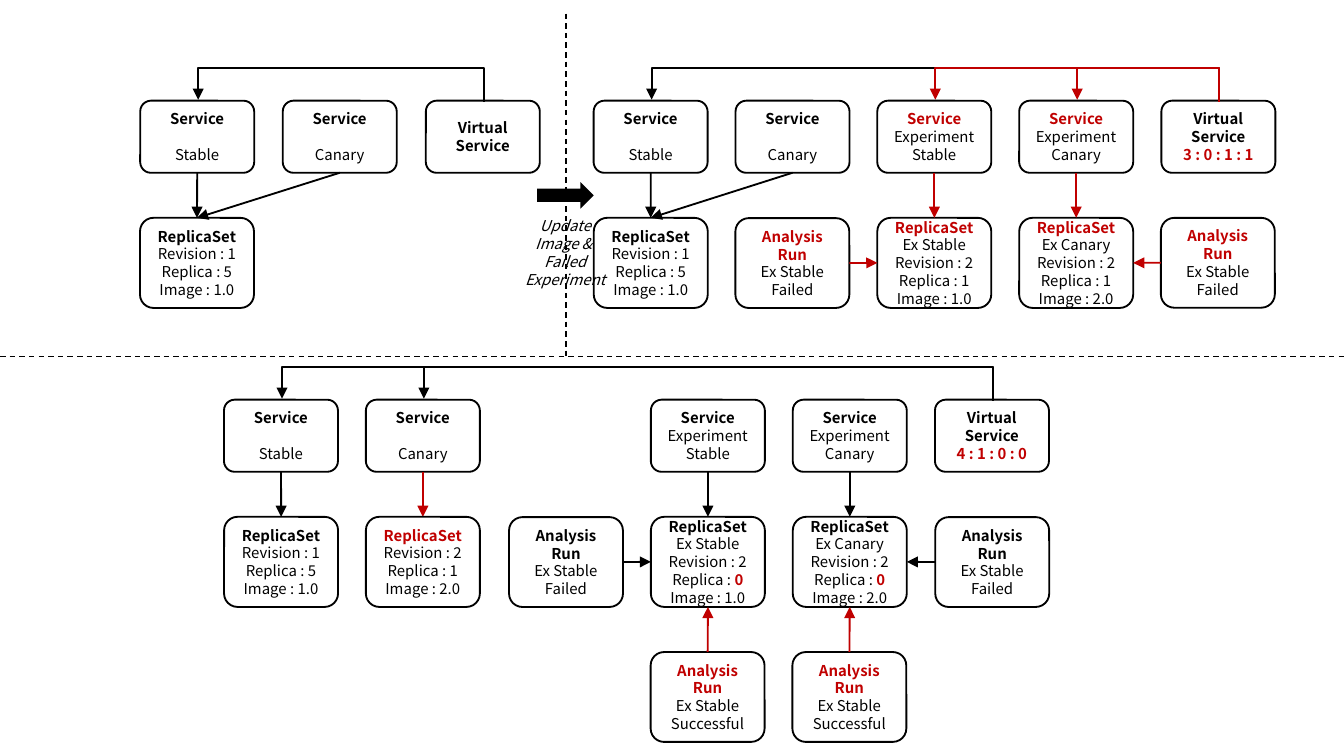
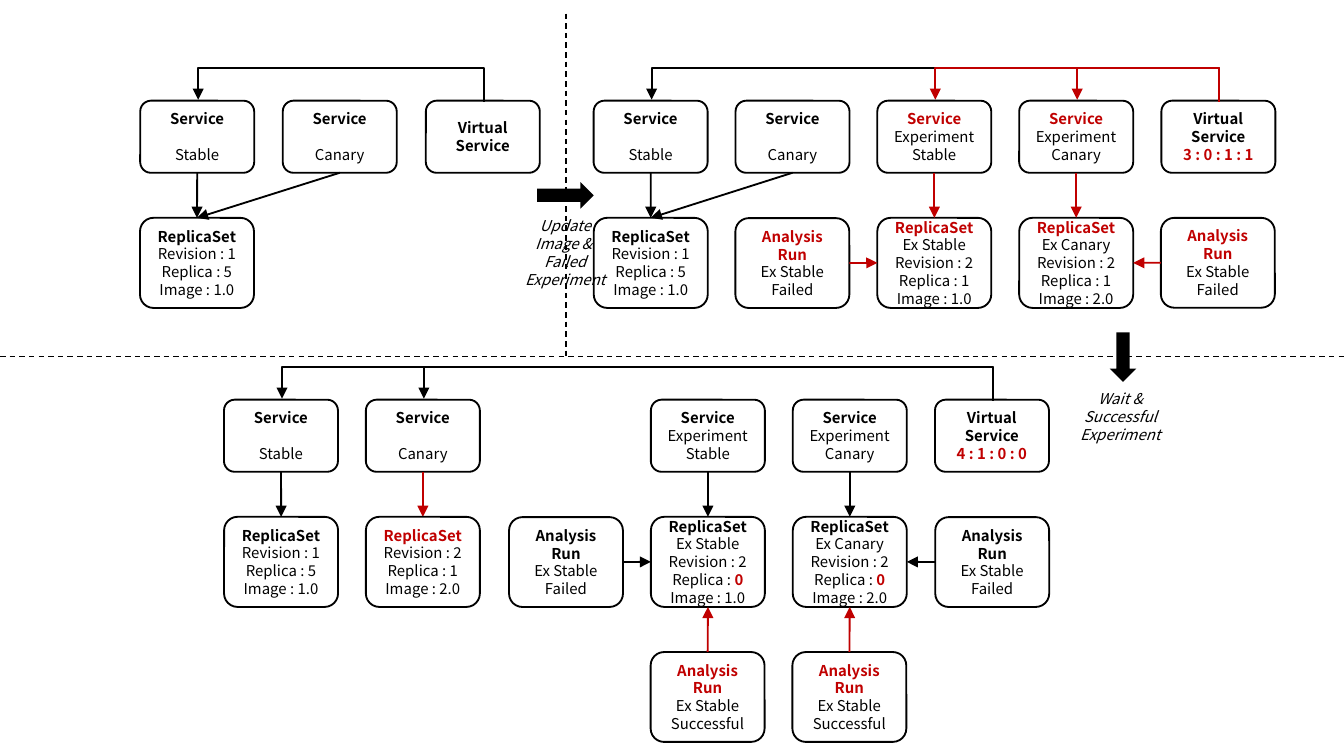
Before and after one commit to ssup2/blog-software, a slide deck: slide 7 of content/docs/theory-analysis/argo-rollouts/images/images.pptx. Drawn at 1344x756 pixels with LibreOffice and Linux fonts; fonts in the diff are those of the drawing. Boxes give left, top, right and bottom in pixels: in the first picture for what was removed or moved away, otherwise in the second. Text is boxed around its words. In the diff, an @@ line names an element or a change of style, - is before the commit and + after.

```diff
--- a/content/docs/theory-analysis/argo-rollouts/images/images.pptx
+++ b/content/docs/theory-analysis/argo-rollouts/images/images.pptx
@@ right arrow added at [1109, 333, 1136, 382], fill #000000 @@
@@ text added at [1080, 392, 1160, 444], 8 pt, text #000000, italic @@
+Wait & Successful
+Experiment
```
Also in this commit, not shown: 1 other slide changed, 1 slide added, 1 slide removed, 4 other files.
